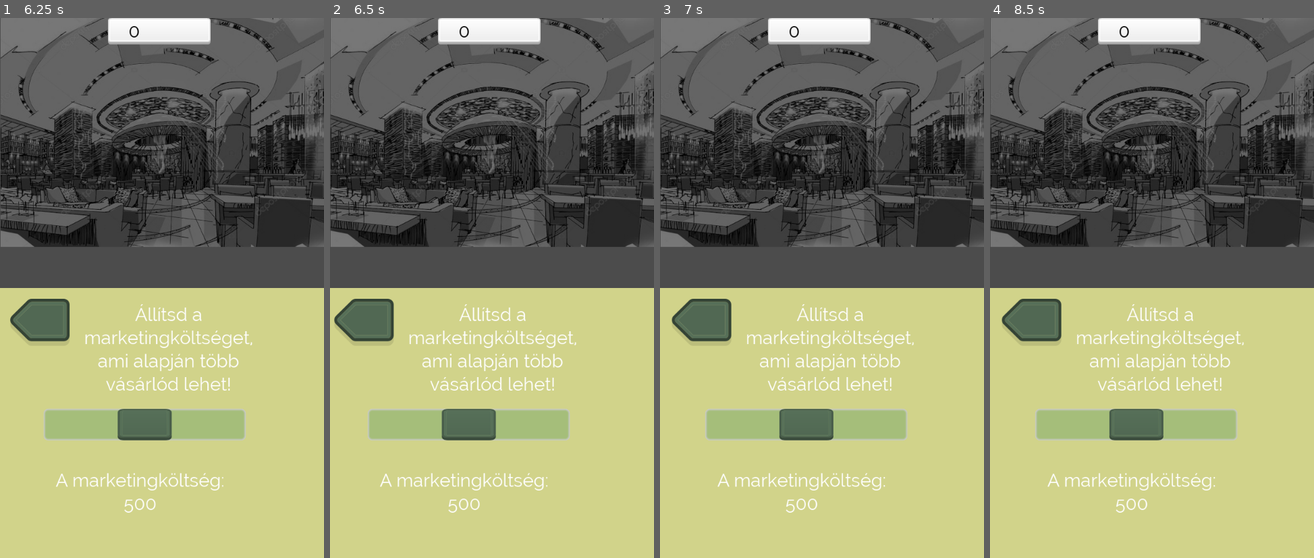
Above: before the commit, frames 1-4 (left to right).
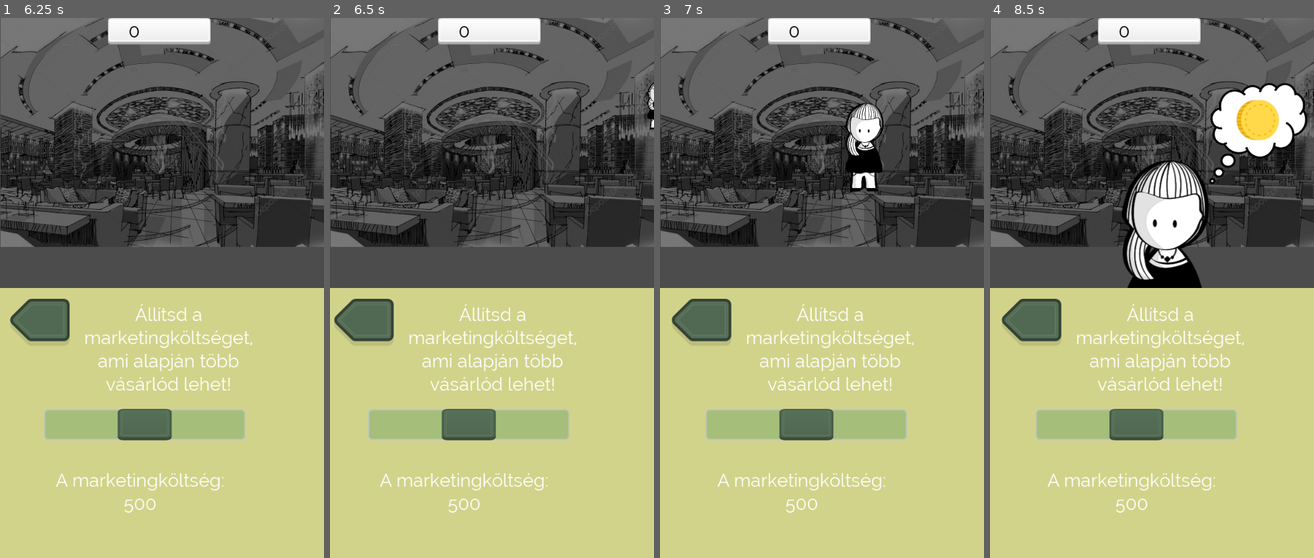
Above: after the commit, the same moments.

Repository: Balint197/BankToTheFuture2021
Game: Godot game, scene res://UI.tscn
The game is run twice, just before and just after one commit, with the same random seed, the same clock (stepped at 60 frames per second) and the same inputs.
Inputs (mouse positions are in pixels of both pictures, inside the frame that each line leads up to):
- Up to frame 1 (6.25 s): click (77, 412) at 0.5 s; click (51, 396) at 1.25 s; click (139, 396) at 2 s; click (220, 396) at 2.75 s; click (45, 320) at 3.5 s; click (239, 412) at 4.25 s; tap Enter at 5.75 s
- Up to frame 2 (6.5 s): no input
- Up to frame 3 (7 s): no input
- Up to frame 4 (8.5 s): no input

Frame 1 is identical in both runs. In frame 2, 0.1% of the frame differs, in the area x 97-100%, y 12-21%; in frame 3, 1.4%; in frame 4, 8.0%, in the area x 40-98%, y 12-50%.

Commit message:
value testing

Diff:
--- a/Customer.gd
+++ b/Customer.gd
@@ -5,7 +5,7 @@
 #parameters of customer
 const DEBUG = true
 const CUSTOMER_DEBUG = false
-const DYNAMICS = 0.1
+const DYNAMICS = 0.25
 const MULT_MIN = 1
 const MULT_MAX = 4
 #satisfaction timeout is in days
--- a/UI.tscn
+++ b/UI.tscn
@@ -322,6 +322,7 @@
 }
 
 [node name="marketing" type="Tabs" parent="ColorRect/scrollingContainer/TabContainer"]
+visible = false
 anchor_right = 1.0
 anchor_bottom = 1.0
 scrolling_enabled = false
